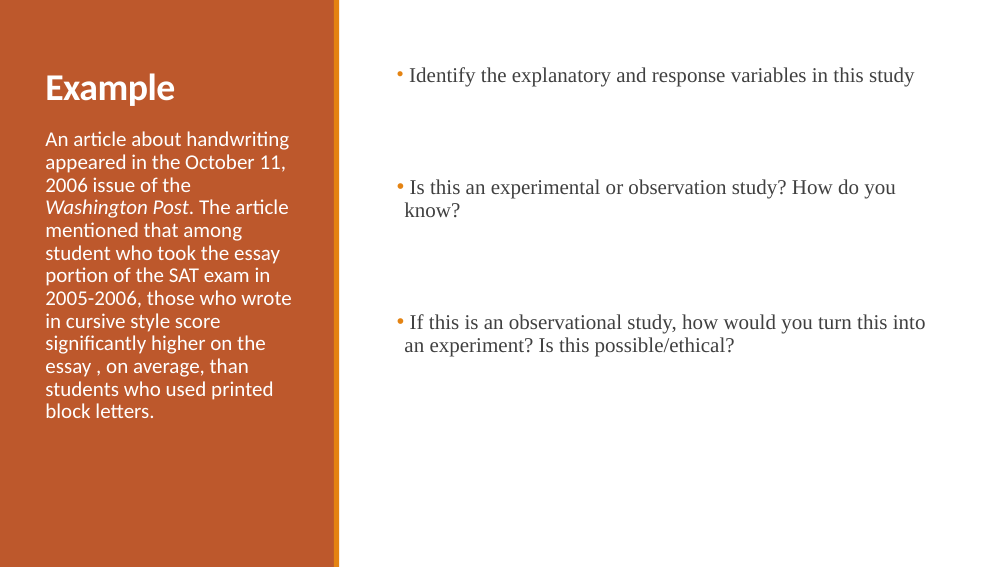
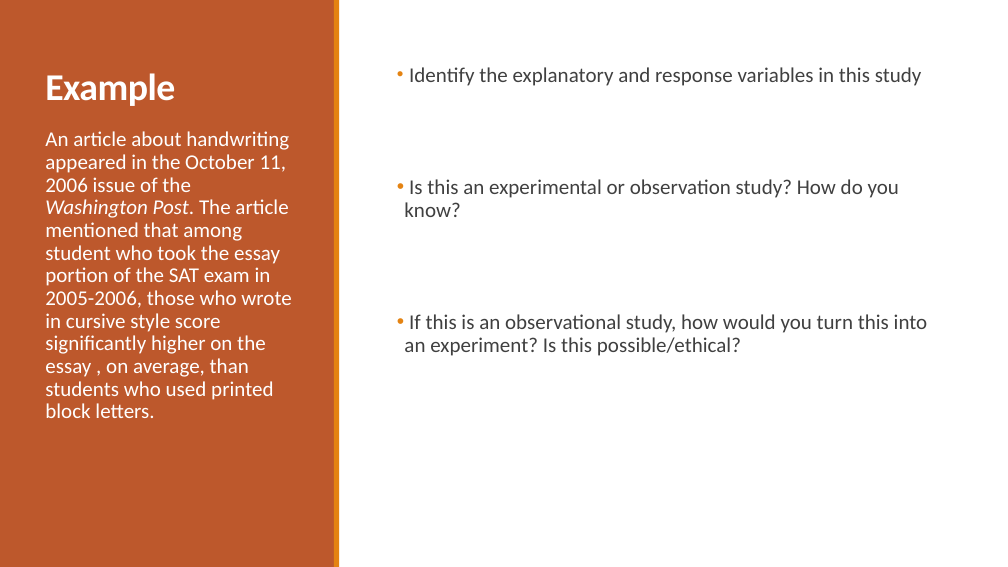
Before and after one commit to alisonkleffner/presentations, a slide deck: slide 29 of job/teaching/teaching-demonstration1.pptx. Drawn at 1008x567 pixels with LibreOffice and Linux fonts; fonts in the diff are those of the drawing. Boxes give left, top, right and bottom in pixels: in the first picture for what was removed or moved away, otherwise in the second. Text is boxed around its words. In the diff, an @@ line names an element or a change of style, - is before the commit and + after.

```diff
--- a/job/teaching/teaching-demonstration1.pptx
+++ b/job/teaching/teaching-demonstration1.pptx
@@ text "Identify the explanatory and response ..." at (404, 67, 928, 356): font Times New Roman to Calibri @@
```
Also in this commit, not shown: 4 other slides changed, 1 other file.
